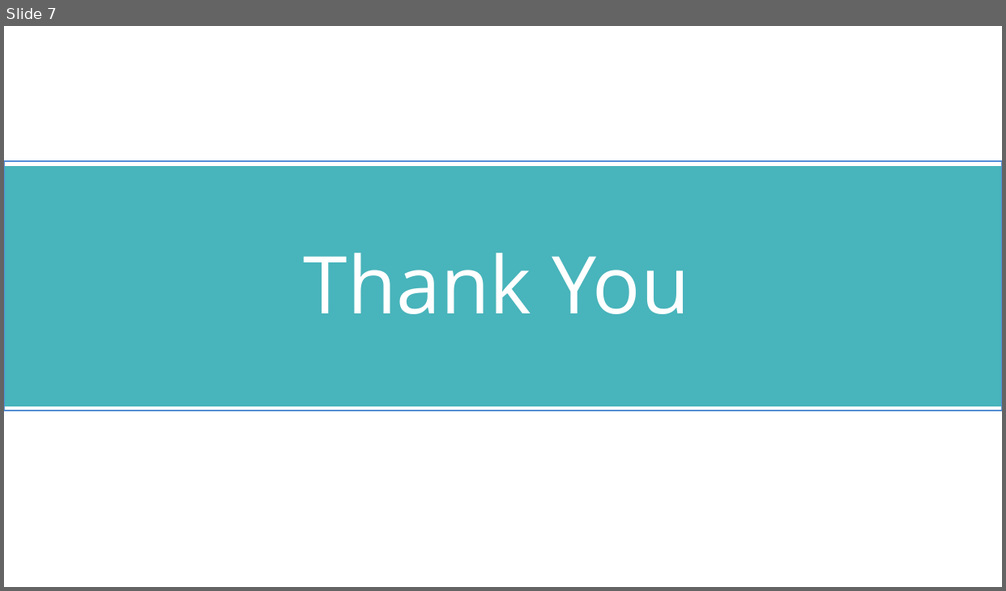
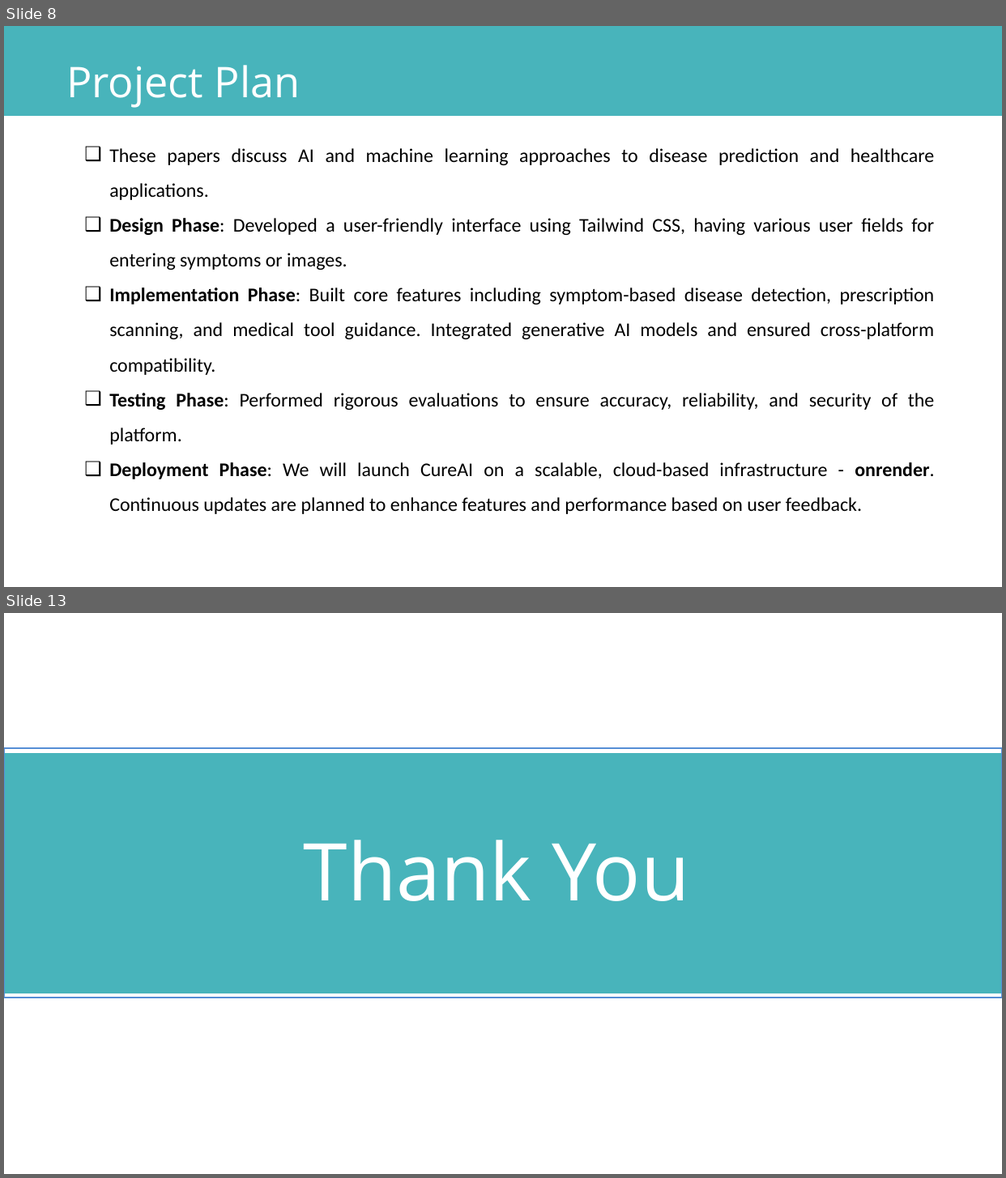
Before and after one commit to prashantzzz/cureAI, a slide deck: CUREAI.pptx. Shown one above the other, each under a label of ours: slide 7 before the commit, slides 8 and 13 after it; the slides between them are not shown. The pictures are 1006x591 and 1006x1178 pixels, drawn with LibreOffice and Linux fonts; fonts in the diff are those of the drawing. Boxes give left, top, right and bottom in pixels: in the first picture for what was removed or moved away, otherwise in the second. Text is boxed around its words. In the diff, an @@ line names an element or a change of style, - is before the commit and + after.

Commit message:
updated app link and added tool option on home page

```diff
--- a/CUREAI.pptx
+++ b/CUREAI.pptx
@@ slide 8 added at [4,26,1002,587], background #FFFFFF @@
@@ freeform shape added at [4,26,1001,116], fill #48B4BB @@
@@ text added at [66,65,300,108], 61 pt, text #FFFFFF @@
+Project Plan
@@ text added at [109,148,935,514], 28 pt, text #000000 @@
+  ❑ These papers discuss AI and machine learning approaches to disease prediction and healthcare applications.
+  ❑ Design Phase: Developed a user-friendly interface using Tailwind CSS, having various user fields for entering symptoms or images.
+  ❑ Implementation Phase: Built core features including symptom-based disease detection, prescription scanning, and medical tool guidance. Integrated generative AI models and ensured cross-platform compatibility.
+  ❑ Testing Phase: Performed rigorous evaluations to ensure accuracy, reliability, and security of the platform.
+  ❑ Deployment Phase: We will launch CureAI on a scalable, cloud-based infrastructure - onrender. Continuous updates are planned to enhance features and performance based on user feedback.
@@ what was slide 7 is now slide 13 @@
```
Also in this commit, not shown: 5 slides changed, 6 other slides added, 1 slide removed, 3 other files.
